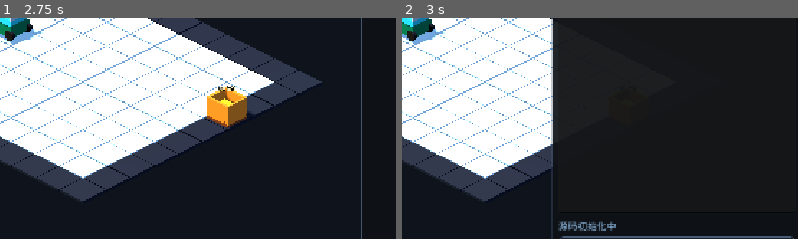
Above: before the commit, frames 1-2 (left to right).
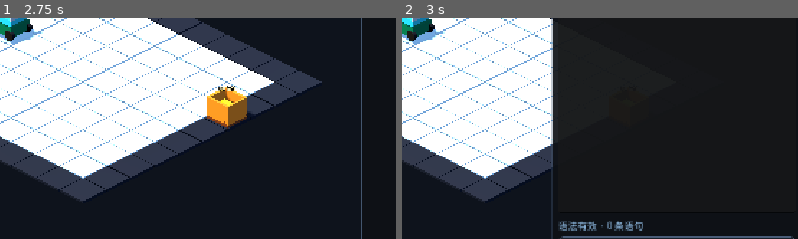
Above: after the commit, the same moments.

Repository: Ri0n72Y/automata
Game: Godot game, scene res://scenes/scene_01/scene_01_basic_packing.tscn
Two runs of this game, one before a commit and one after it. Both use one fixed random seed, a clock stepped at 60 frames per second and the inputs below.
Inputs:
- Up to frame 1 (2.75 s): click "下一步" at 0.5 s; click "上一步" at 1.25 s; click "跳过教学" at 2 s
- Up to frame 2 (3 s): click "+" at 2.75 s
The pictures show only the part of the screen within x 49-99%, y 44-94%; the shares and areas given below are measured in that part.

Frame 1 is identical in both runs. In frame 2, 0.6% of the frame differs, in the area x 39-61%, y 91-97%.

Commit message:
[codex]refactor(scene-01): keep Program static UI state in scene

Diff:
--- a/scenes/scene_01/components/scene_01_program_ui.tscn
+++ b/scenes/scene_01/components/scene_01_program_ui.tscn
@@ -111,6 +111,7 @@
 script = ExtResource("3_source_editor")
 custom_minimum_size = Vector2(0, 160)
 layout_mode = 2
+text = "automata_scene01_program 2\n"
 size_flags_horizontal = 3
 size_flags_vertical = 3
 placeholder_text = "automata_scene01_program 2"
@@ -123,7 +124,7 @@
 [node name="StatusLabel" type="Label" parent="RootControl/ProgramPanel/Margin/VBox/ExpandedContent"]
 unique_name_in_owner = true
 layout_mode = 2
-text = "源码初始化中"
+text = "语法有效 · 0 条语句"
 autowrap_mode = 2
 modulate = Color(0.68, 0.86, 1, 1)
 
@@ -148,22 +149,20 @@
 size_flags_horizontal = 3
 theme_override_constants/separation = 5
 
-[node name="VehicleLabel" type="Label" parent="RootControl/ProgramPanel/Margin/VBox/ExpandedContent/BuilderScroll/BuilderBody"]
-layout_mode = 2
-text = "当前车辆"
-
 [node name="VehicleSelectionLabel" type="Label" parent="RootControl/ProgramPanel/Margin/VBox/ExpandedContent/BuilderScroll/BuilderBody"]
 unique_name_in_owner = true
 layout_mode = 2
-text = "请在场地选择"
+text = "当前车辆：未选择车辆"
 
 [node name="MoveLabel" type="Label" parent="RootControl/ProgramPanel/Margin/VBox/ExpandedContent/BuilderScroll/BuilderBody"]
 unique_name_in_owner = true
+visible = false
 layout_mode = 2
 text = "移动目标"
 
 [node name="MoveParams" type="HBoxContainer" parent="RootControl/ProgramPanel/Margin/VBox/ExpandedContent/BuilderScroll/BuilderBody"]
 unique_name_in_owner = true
+visible = false
 layout_mode = 2
 theme_override_constants/separation = 4
 
@@ -187,15 +186,18 @@
 
 [node name="AddMoveButton" type="Button" parent="RootControl/ProgramPanel/Margin/VBox/ExpandedContent/BuilderScroll/BuilderBody"]
 unique_name_in_owner = true
+visible = false
 layout_mode = 2
 text = "+ 移动到"
 
 [node name="MoveRotateDivider" type="HSeparator" parent="RootControl/ProgramPanel/Margin/VBox/ExpandedContent/BuilderScroll/BuilderBody"]
 unique_name_in_owner = true
+visible = false
 layout_mode = 2
 
 [node name="RotateRow" type="HBoxContainer" parent="RootControl/ProgramPanel/Margin/VBox/ExpandedContent/BuilderScroll/BuilderBody"]
 unique_name_in_owner = true
+visible = false
 layout_mode = 2
 theme_override_constants/separation = 4
 
@@ -203,6 +205,11 @@
 unique_name_in_owner = true
 layout_mode = 2
 size_flags_horizontal = 3
+item_count = 2
+popup/item_0/text = "顺时针 · D · +90°"
+popup/item_0/id = 0
+popup/item_1/text = "逆时针 · A · -90°"
+popup/item_1/id = 1
 
 [node name="AddRotateButton" type="Button" parent="RootControl/ProgramPanel/Margin/VBox/ExpandedContent/BuilderScroll/BuilderBody/RotateRow"]
 unique_name_in_owner = true
@@ -211,6 +218,7 @@
 
 [node name="AddGrabButton" type="Button" parent="RootControl/ProgramPanel/Margin/VBox/ExpandedContent/BuilderScroll/BuilderBody"]
 unique_name_in_owner = true
+visible = false
 layout_mode = 2
 text = "+ 抓放"
 
